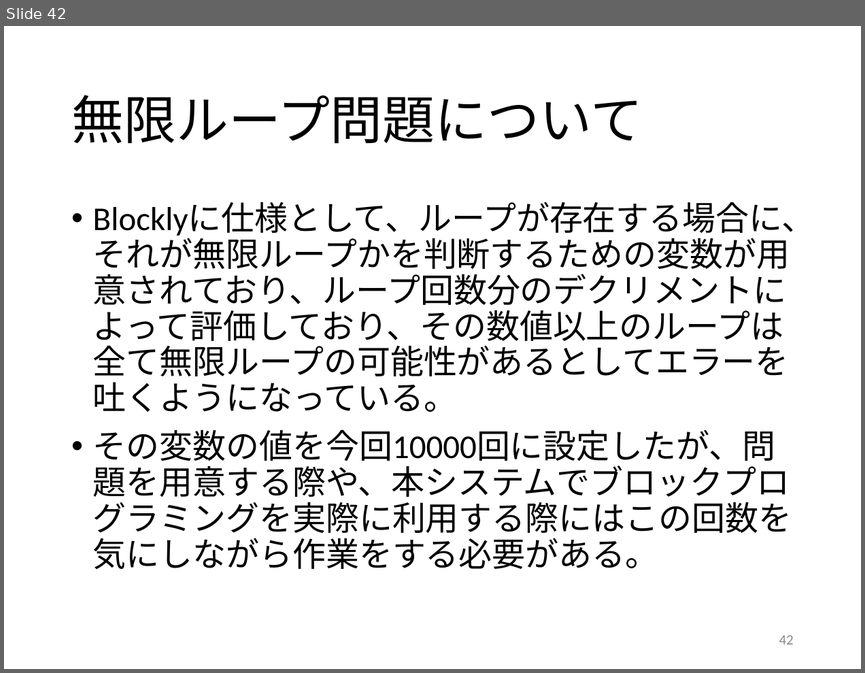
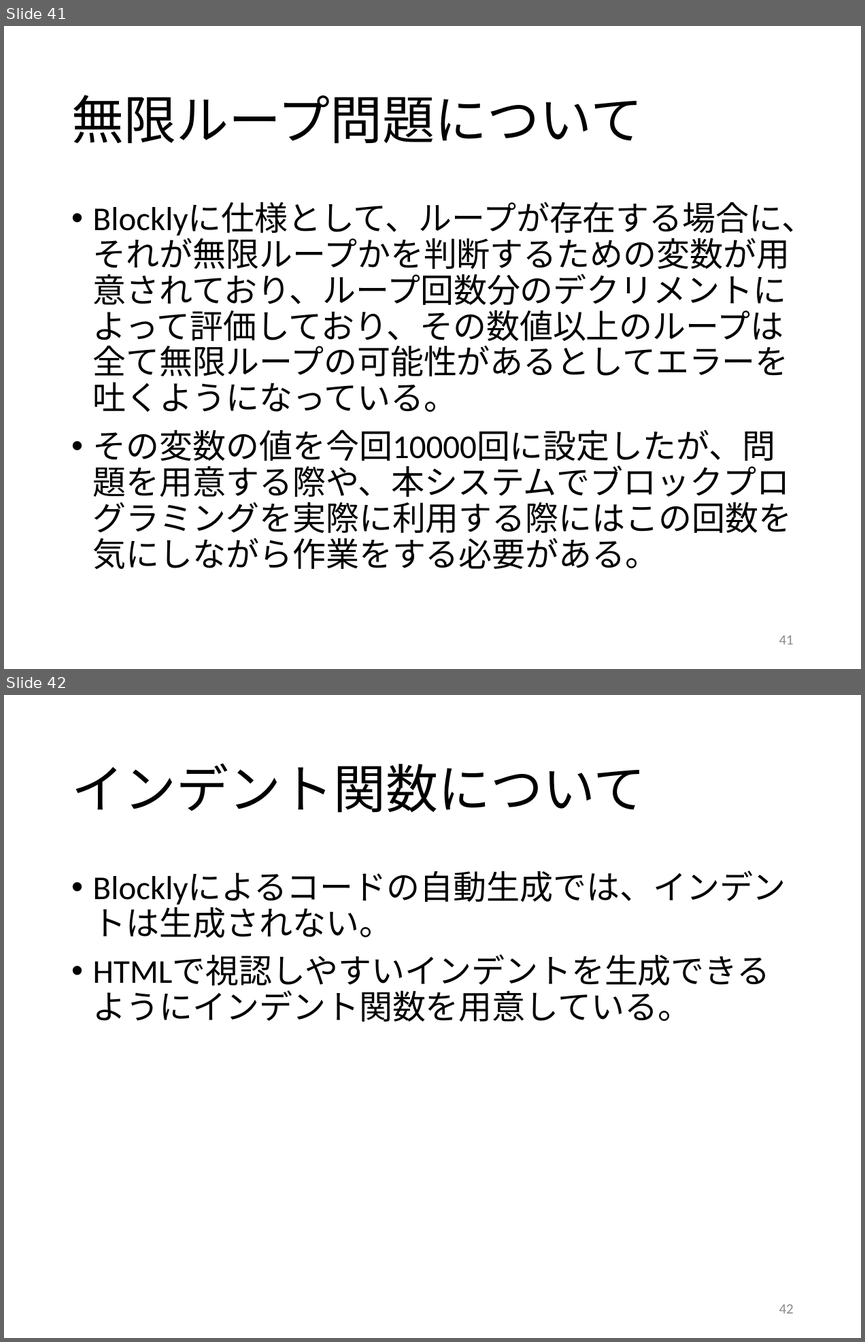
Before and after one commit to kait-takanolab/1821121-shimaoka-thesis, a slide deck: 1821121_shimaoka_sotsuken.pptx. Shown one above the other, each under a label of ours: slide 42 before the commit, slides 41 and 42 after it. The pictures are 865x673 and 865x1342 pixels, drawn with LibreOffice and Linux fonts; fonts in the diff are those of the drawing. Boxes give left, top, right and bottom in pixels: in the first picture for what was removed or moved away, otherwise in the second. Text is boxed around its words. In the diff, an @@ line names an element or a change of style, - is before the commit and + after.

Commit message:
12/05 ppslide42~44追加
インデントについて
問題の作成
アンケートについて
のslideを作成した

```diff
--- a/1821121_shimaoka_sotsuken.pptx
+++ b/1821121_shimaoka_sotsuken.pptx
@@ slide 42 added at (4, 695, 861, 1338), background #FFFFFF @@
@@ title added at (71, 763, 646, 813), 44 pt, text #000000 @@
+インデント関数について
@@ text added at (93, 872, 786, 1021), 28 pt, text #000000 @@
+• Blocklyによるコードの自動生成では、インデントは生成されない。
+• HTMLで視認しやすいインデントを生成できるようにインデント関数を用意している。
@@ page number added at (779, 1304, 793, 1313), 12 pt, text #8C8C8C @@
+42
@@ what was slide 42 is now slide 41 @@
@@ page number at (779, 635, 793, 644): text changed @@
-42
+41
```
Also in this commit, not shown: 1 slide changed, 2 other slides added, 1 slide removed.
